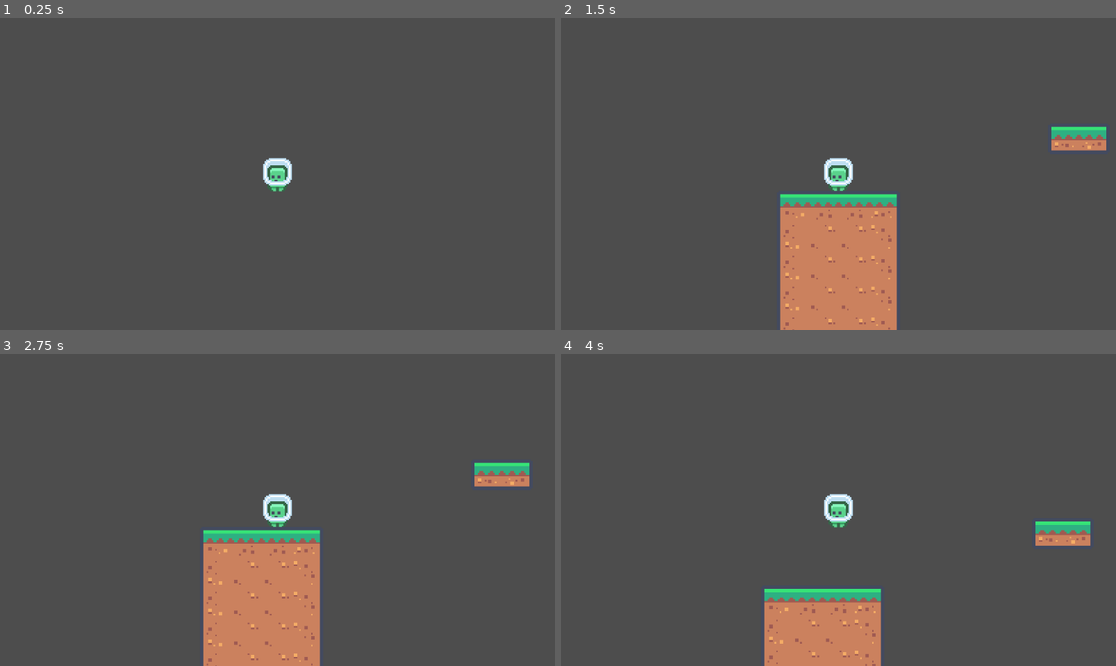
Above: before the commit, frames 1-4 (two rows, left to right).
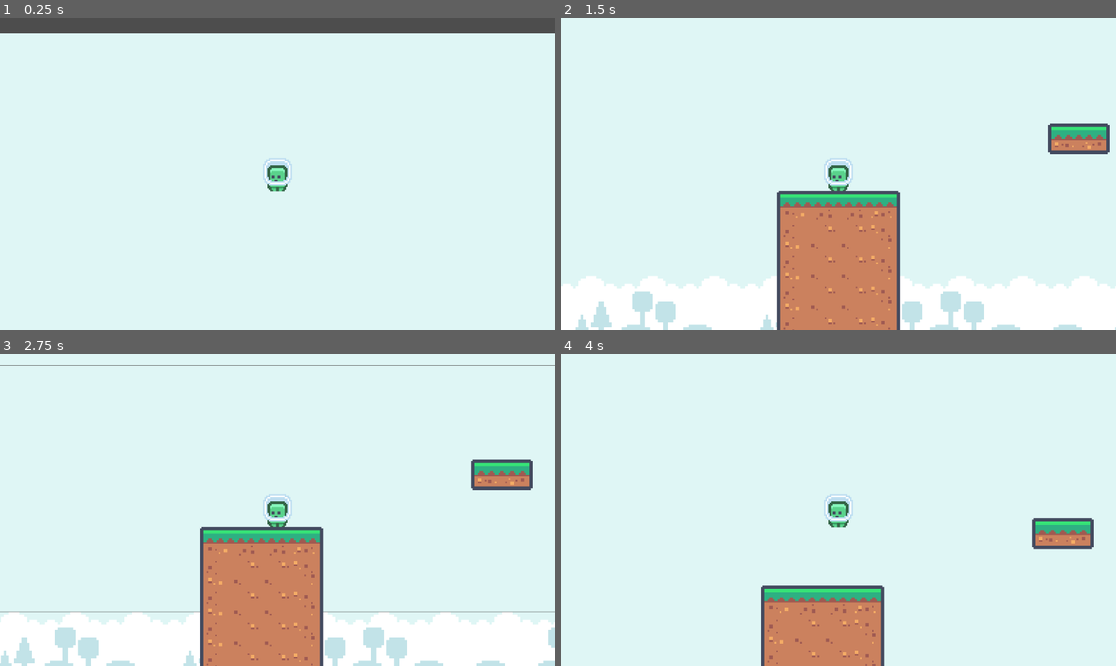
Above: after the commit, the same moments.

Repository: Bernat-dev/Platformer_
Game: Godot game, scene res://Escenes/node_2d.tscn
Same seed, same stepped clock (60 frames per second), same inputs: the game is played once before the commit and once after it.
Inputs:
- Up to frame 1 (0.25 s): no input
- Up to frame 2 (1.5 s): tap Right (moure_dreta) at 0.6 s; tap Space (salt) at 0.77 s; tap Left (moure_esquerra) at 1.35 s
- Up to frame 3 (2.75 s): tap Space (salt) at 1.52 s; tap Right (moure_dreta) at 2.1 s
- Up to frame 4 (4 s): tap Left (moure_esquerra) at 2.85 s; tap Space (salt) at 3.02, 3.77 s; tap Right (moure_dreta) at 3.6 s

The runs differ from the first frame. In frame 1, 95% of the frame differs, in the area x 0-100%, y 4-100%; in frame 2, 89%; in frame 3, 89%; in frame 4, 93%.

Commit message:
Fons

Diff:
--- /dev/null
+++ b/Escenes/fons.tscn
@@ -0,0 +1,220 @@
+[gd_scene load_steps=6 format=3 uid="uid://brihn55cto723"]
+
+[ext_resource type="Texture2D" uid="uid://cdqmarrw7fqhd" path="res://Sprites/cel_1.png" id="1_swy6v"]
+[ext_resource type="Texture2D" uid="uid://c4ig8vmab8t6t" path="res://Sprites/fons_1.png" id="2_iwa53"]
+[ext_resource type="Texture2D" uid="uid://cmkud551hsoam" path="res://Sprites/fons_2.png" id="3_4vqi5"]
+[ext_resource type="Texture2D" uid="uid://d4fx4witpehjb" path="res://Sprites/fons_3.png" id="4_wv255"]
+[ext_resource type="Texture2D" uid="uid://cpitj3b02dlb3" path="res://Sprites/cel_2.png" id="5_iwa53"]
+
+[node name="Cel" type="Sprite2D"]
+position = Vector2(0, -32)
+
+[node name="Cel1" type="Sprite2D" parent="."]
+position = Vector2(256, 32)
+scale = Vector2(21.3333, 21.3333)
+texture = ExtResource("1_swy6v")
+
+[node name="Cel2" type="Sprite2D" parent="."]
+position = Vector2(768, 32)
+scale = Vector2(21.3333, 21.3333)
+texture = ExtResource("1_swy6v")
+
+[node name="Cel3" type="Sprite2D" parent="."]
+position = Vector2(1280, 32)
+scale = Vector2(21.3333, 21.3333)
+texture = ExtResource("1_swy6v")
+
+[node name="Cel4" type="Sprite2D" parent="."]
+position = Vector2(1792, 31.9999)
+scale = Vector2(21.3333, 21.3333)
+texture = ExtResource("1_swy6v")
+
+[node name="Cel5" type="Sprite2D" parent="."]
+position = Vector2(2304, 32)
+scale = Vector2(21.3333, 21.3333)
+texture = ExtResource("1_swy6v")
+
+[node name="Cel6" type="Sprite2D" parent="."]
+position = Vector2(2816, 32)
+scale = Vector2(21.3333, 21.3333)
+texture = ExtResource("1_swy6v")
+
+[node name="Cel7" type="Sprite2D" parent="."]
+position = Vector2(256, -480)
+scale = Vector2(21.3333, 21.3333)
+texture = ExtResource("1_swy6v")
+
+[node name="Cel8" type="Sprite2D" parent="."]
+position = Vector2(768, -480)
+scale = Vector2(21.3333, 21.3333)
+texture = ExtResource("1_swy6v")
+
+[node name="Cel9" type="Sprite2D" parent="."]
+position = Vector2(1280, -480)
+scale = Vector2(21.3333, 21.3333)
+texture = ExtResource("1_swy6v")
+
+[node name="Cel10" type="Sprite2D" parent="."]
+position = Vector2(1792, -480)
+scale = Vector2(21.3333, 21.3333)
+texture = ExtResource("1_swy6v")
+
+[node name="Cel11" type="Sprite2D" parent="."]
+position = Vector2(2304, -480)
+scale = Vector2(21.3333, 21.3333)
+texture = ExtResource("1_swy6v")
+
+[node name="Cel12" type="Sprite2D" parent="."]
+position = Vector2(2816, -480)
+scale = Vector2(21.3333, 21.3333)
+texture = ExtResource("1_swy6v")
+
+[node name="Fons1" type="Sprite2D" parent="."]
+position = Vector2(64, 352)
+scale = Vector2(5.33333, 5.33333)
+texture = ExtResource("2_iwa53")
+
+[node name="Fons2" type="Sprite2D" parent="."]
+position = Vector2(192, 352)
+scale = Vector2(5.33333, 5.33333)
+texture = ExtResource("3_4vqi5")
+
+[node name="Fons3" type="Sprite2D" parent="."]
+position = Vector2(320, 352)
+scale = Vector2(5.33333, 5.33333)
+texture = ExtResource("4_wv255")
+
+[node name="Fons4" type="Sprite2D" parent="."]
+position = Vector2(448, 352)
+scale = Vector2(5.33333, 5.33333)
+texture = ExtResource("3_4vqi5")
+
+[node name="Fons5" type="Sprite2D" parent="."]
+position = Vector2(576, 352)
+scale = Vector2(5.33333, 5.33333)
+texture = ExtResource("2_iwa53")
+
+[node name="Fons6" type="Sprite2D" parent="."]
+position = Vector2(704, 352)
+scale = Vector2(5.33333, 5.33333)
+texture = ExtResource("4_wv255")
+
+[node name="Fons7" type="Sprite2D" parent="."]
+position = Vector2(832, 352)
+scale = Vector2(5.33333, 5.33333)
+texture = ExtResource("4_wv255")
+
+[node name="Fons8" type="Sprite2D" parent="."]
+position = Vector2(960, 352)
+scale = Vector2(5.33333, 5.33333)
+texture = ExtResource("3_4vqi5")
+
+[node name="Fons9" type="Sprite2D" parent="."]
+position = Vector2(1088, 352)
+scale = Vector2(5.33333, 5.33333)
+texture = ExtResource("3_4vqi5")
+
+[node name="Fons10" type="Sprite2D" parent="."]
+position = Vector2(1216, 352)
+scale = Vector2(5.33333, 5.33333)
+texture = ExtResource("2_iwa53")
+
+[node name="Fons11" type="Sprite2D" parent="."]
+position = Vector2(1344, 352)
+scale = Vector2(5.33333, 5.33333)
+texture = ExtResource("2_iwa53")
+
+[node name="Fons12" type="Sprite2D" parent="."]
+position = Vector2(1600, 352)
+scale = Vector2(5.33333, 5.33333)
+texture = ExtResource("4_wv255")
+
+[node name="Fons13" type="Sprite2D" parent="."]
+position = Vector2(1472, 352)
+scale = Vector2(5.33333, 5.33333)
+texture = ExtResource("3_4vqi5")
+
+[node name="Fons14" type="Sprite2D" parent="."]
+position = Vector2(1728, 352)
+scale = Vector2(5.33333, 5.33333)
+texture = ExtResource("4_wv255")
+
+[node name="Fons15" type="Sprite2D" parent="."]
+position = Vector2(1984, 352)
+scale = Vector2(5.33333, 5.33333)
+texture = ExtResource("4_wv255")
+
+[node name="Fons16" type="Sprite2D" parent="."]
+position = Vector2(1856, 352)
+scale = Vector2(5.33333, 5.33333)
+texture = ExtResource("3_4vqi5")
+
+[node name="Fons17" type="Sprite2D" parent="."]
+position = Vector2(2112, 352)
+scale = Vector2(5.33333, 5.33333)
+texture = ExtResource("4_wv255")
+
+[node name="Fons18" type="Sprite2D" parent="."]
+position = Vector2(2240, 352)
+scale = Vector2(5.33333, 5.33333)
+texture = ExtResource("3_4vqi5")
+
+[node name="Fons19" type="Sprite2D" parent="."]
+position = Vector2(2368, 352)
+scale = Vector2(5.33333, 5.33333)
+texture = ExtResource("3_4vqi5")
+
+[node name="Fons20" type="Sprite2D" parent="."]
+position = Vector2(2496, 352)
+scale = Vector2(5.33333, 5.33333)
+texture = ExtResource("2_iwa53")
+
+[node name="Fons21" type="Sprite2D" parent="."]
+position = Vector2(2624, 352)
+scale = Vector2(5.33333, 5.33333)
+texture = ExtResource("2_iwa53")
+
+[node name="Fons22" type="Sprite2D" parent="."]
+position = Vector2(2752, 352)
+scale = Vector2(5.33333, 5.33333)
+texture = ExtResource("3_4vqi5")
+
+[node name="Fons23" type="Sprite2D" parent="."]
+position = Vector2(2880, 352)
+scale = Vector2(5.33333, 5.33333)
+texture = ExtResource("4_wv255")
+
+[node name="Fons24" type="Sprite2D" parent="."]
+position = Vector2(3008, 352)
+scale = Vector2(5.33333, 5.33333)
+texture = ExtResource("2_iwa53")
+
+[node name="Cel13" type="Sprite2D" parent="."]
+position = Vector2(255.5, 671.5)
+scale = Vector2(21.2917, 21.2917)
+texture = ExtResource("5_iwa53")
+
+[node name="Cel14" type="Sprite2D" parent="."]
+position = Vector2(767.5, 671.75)
+scale = Vector2(21.375, 21.3125)
+texture = ExtResource("5_iwa53")
+
+[node name="Cel15" type="Sprite2D" parent="."]
+position = Vector2(1280, 671.875)
+scale = Vector2(21.3333, 21.3229)
+texture = ExtResource("5_iwa53")
+
+[node name="Cel16" type="Sprite2D" parent="."]
+position = Vector2(1791.94, 671.875)
+scale = Vector2(21.3281, 21.3229)
+texture = ExtResource("5_iwa53")
+
+[node name="Cel17" type="Sprite2D" parent="."]
+position = Vector2(2303.97, 671.938)
+scale = Vector2(21.3307, 21.3281)
+texture = ExtResource("5_iwa53")
+
+[node name="Cel18" type="Sprite2D" parent="."]
+position = Vector2(2815.98, 671.969)
+scale = Vector2(21.332, 21.3307)
+texture = ExtResource("5_iwa53")
--- a/Escenes/node_2d.tscn
+++ b/Escenes/node_2d.tscn
@@ -1,18 +1,21 @@
-[gd_scene load_steps=6 format=3 uid="uid://8i1bdtutlaij"]
+[gd_scene load_steps=7 format=3 uid="uid://8i1bdtutlaij"]
 
+[ext_resource type="PackedScene" uid="uid://brihn55cto723" path="res://Escenes/fons.tscn" id="1_khkio"]
 [ext_resource type="PackedScene" uid="uid://daofu4um8tcmv" path="res://Escenes/player.tscn" id="1_qabl6"]
 [ext_resource type="PackedScene" uid="uid://dayf88orsw1pj" path="res://Escenes/terra.tscn" id="2_gyiwt"]
-[ext_resource type="PackedScene" uid="uid://b7n7jnacciiev" path="res://Escenes/death_zone.tscn" id="3_belbe"]
-[ext_resource type="PackedScene" uid="uid://b1uqkh3dewj3f" path="res://Escenes/plataforma_2.tscn" id="3_hghi8"]
-[ext_resource type="PackedScene" uid="uid://c4h85s26wurrl" path="res://Escenes/moneda.tscn" id="5_6m6vu"]
+[ext_resource type="PackedScene" uid="uid://duydwmegvvhnx" path="res://Escenes/death_zone.tscn" id="3_belbe"]
+[ext_resource type="PackedScene" path="res://Escenes/plataforma_2.tscn" id="3_hghi8"]
+[ext_resource type="PackedScene" uid="uid://1y8jd4l3u0bg" path="res://Escenes/moneda.tscn" id="5_6m6vu"]
 
 [node name="Joc" type="Node2D"]
+
+[node name="Cel" parent="." instance=ExtResource("1_khkio")]
+position = Vector2(-839, 473)
 
 [node name="CharacterBody2D" parent="." instance=ExtResource("1_qabl6")]
 scale = Vector2(3, 3)
 
 [node name="Camera2D" type="Camera2D" parent="CharacterBody2D"]
-scale = Vector2(0.333333, 0.333333)
 
 [node name="plataforma_1" parent="." instance=ExtResource("2_gyiwt")]
 position = Vector2(0, 616)
--- a/Escenes/player.tscn
+++ b/Escenes/player.tscn
@@ -3,10 +3,6 @@
 [ext_resource type="Script" uid="uid://bea8k4wpwsmyw" path="res://Scripts/player.gd" id="1_rn4e3"]
 [ext_resource type="Texture2D" uid="uid://c5re8mbwe15m3" path="res://Sprites/tile_0000.png" id="2_rn4e3"]
 [ext_resource type="Texture2D" uid="uid://btsuy3s2dcni1" path="res://Sprites/tile_0001.png" id="3_djmsp"]
-
-[sub_resource type="CapsuleShape2D" id="CapsuleShape2D_rn4e3"]
-radius = 7.0
-height = 23.0
 
 [sub_resource type="SpriteFrames" id="SpriteFrames_q5fhr"]
 animations = [{
@@ -38,14 +34,18 @@
 "speed": 5.0
 }]
 
+[sub_resource type="CapsuleShape2D" id="CapsuleShape2D_rn4e3"]
+radius = 7.0
+height = 23.0
+
 [node name="player" type="CharacterBody2D"]
 script = ExtResource("1_rn4e3")
-
-[node name="CollisionShape2D" type="CollisionShape2D" parent="."]
-shape = SubResource("CapsuleShape2D_rn4e3")
 
 [node name="AnimatedSprite2D" type="AnimatedSprite2D" parent="."]
 sprite_frames = SubResource("SpriteFrames_q5fhr")
 animation = &"correr"
 frame_progress = 0.0824792
 speed_scale = 1.5
+
+[node name="CollisionShape2D" type="CollisionShape2D" parent="."]
+shape = SubResource("CapsuleShape2D_rn4e3")
--- a/Escenes/terra.tscn
+++ b/Escenes/terra.tscn
@@ -8,12 +8,12 @@
 [ext_resource type="Texture2D" uid="uid://qxknmdiwjmhh" path="res://Sprites/tile_0104.png" id="6_2nq01"]
 
 [sub_resource type="RectangleShape2D" id="RectangleShape2D_bvfl7"]
-size = Vector2(256, 384)
+size = Vector2(256, 1024)
 
 [node name="StaticBody2D" type="StaticBody2D"]
 
 [node name="CollisionShape2D" type="CollisionShape2D" parent="."]
-position = Vector2(0, 160)
+position = Vector2(0, 480)
 shape = SubResource("RectangleShape2D_bvfl7")
 
 [node name="Gespa" type="Sprite2D" parent="."]
@@ -23,17 +23,14 @@
 
 [node name="Tile0024" type="Sprite2D" parent="Gespa"]
 position = Vector2(18, 8.71718e-07)
-scale = Vector2(1, 1)
 texture = ExtResource("2_x06u7")
 
 [node name="Tile0022" type="Sprite2D" parent="Gespa"]
 position = Vector2(-18, 2.01166e-07)
-scale = Vector2(1, 1)
 texture = ExtResource("1_tvv4o")
 
 [node name="Tile0021" type="Sprite2D" parent="Gespa"]
 position = Vector2(-36, 0)
-scale = Vector2(1, 1)
 texture = ExtResource("3_jhv2d")
 
 [node name="Costat_terra_esquerra" type="Sprite2D" parent="."]
@@ -43,72 +40,58 @@
 
 [node name="Tile0122" type="Sprite2D" parent="Costat_terra_esquerra"]
 position = Vector2(1.90735e-06, 18)
-scale = Vector2(1, 1)
 texture = ExtResource("4_ve27x")
 
 [node name="Tile0123" type="Sprite2D" parent="Costat_terra_esquerra"]
 position = Vector2(1.90735e-06, 36)
-scale = Vector2(1, 1)
 texture = ExtResource("4_ve27x")
 
 [node name="Tile0124" type="Sprite2D" parent="Costat_terra_esquerra"]
 position = Vector2(0, 54)
-scale = Vector2(1, 1)
 texture = ExtResource("4_ve27x")
 
 [node name="Tile0125" type="Sprite2D" parent="Costat_terra_esquerra"]
 position = Vector2(1.90735e-06, 72)
-scale = Vector2(1, 1)
 texture = ExtResource("4_ve27x")
 
 [node name="Costat_terra_esquerra2" type="Sprite2D" parent="Costat_terra_esquerra"]
 position = Vector2(1.90735e-06, 90)
-scale = Vector2(1, 1)
 texture = ExtResource("4_ve27x")
 
 [node name="Tile0122" type="Sprite2D" parent="Costat_terra_esquerra/Costat_terra_esquerra2"]
 position = Vector2(1.90735e-06, 18)
-scale = Vector2(1, 1)
 texture = ExtResource("4_ve27x")
 
 [node name="Tile0123" type="Sprite2D" parent="Costat_terra_esquerra/Costat_terra_esquerra2"]
 position = Vector2(1.90735e-06, 36)
-scale = Vector2(1, 1)
 texture = ExtResource("4_ve27x")
 
 [node name="Tile0124" type="Sprite2D" parent="Costat_terra_esquerra/Costat_terra_esquerra2"]
 position = Vector2(0, 54)
-scale = Vector2(1, 1)
 texture = ExtResource("4_ve27x")
 
 [node name="Tile0125" type="Sprite2D" parent="Costat_terra_esquerra/Costat_terra_esquerra2"]
 position = Vector2(1.90735e-06, 72)
-scale = Vector2(1, 1)
 texture = ExtResource("4_ve27x")
 
 [node name="Costat_terra_esquerra3" type="Sprite2D" parent="Costat_terra_esquerra"]
 position = Vector2(0, 180)
-scale = Vector2(1, 1)
 texture = ExtResource("4_ve27x")
 
 [node name="Tile0122" type="Sprite2D" parent="Costat_terra_esquerra/Costat_terra_esquerra3"]
 position = Vector2(1.90735e-06, 18)
-scale = Vector2(1, 1)
 texture = ExtResource("4_ve27x")
 
 [node name="Tile0123" type="Sprite2D" parent="Costat_terra_esquerra/Costat_terra_esquerra3"]
 position = Vector2(1.90735e-06, 36)
-scale = Vector2(1, 1)
 texture = ExtResource("4_ve27x")
 
 [node name="Tile0124" type="Sprite2D" parent="Costat_terra_esquerra/Costat_terra_esquerra3"]
 position = Vector2(0, 54)
-scale = Vector2(1, 1)
 texture = ExtResource("4_ve27x")
 
 [node name="Tile0125" type="Sprite2D" parent="Costat_terra_esquerra/Costat_terra_esquerra3"]
 position = Vector2(1.90735e-06, 72)
-scale = Vector2(1, 1)
 texture = ExtResource("4_ve27x")
 
 [node name="Costat_terra_dreta" type="Sprite2D" parent="."]
@@ -118,72 +101,58 @@
 
 [node name="Tile0127" type="Sprite2D" parent="Costat_terra_dreta"]
 position = Vector2(1.90735e-06, 18)
-scale = Vector2(1, 1)
 texture = ExtResource("5_c5q7s")
 
 [node name="Tile0128" type="Sprite2D" parent="Costat_terra_dreta"]
 position = Vector2(1.90735e-06, 36)
-scale = Vector2(1, 1)
 texture = ExtResource("5_c5q7s")
 
 [node name="Tile0129" type="Sprite2D" parent="Costat_terra_dreta"]
 position = Vector2(1.90735e-06, 54)
-scale = Vector2(1, 1)
 texture = ExtResource("5_c5q7s")
 
 [node name="Tile0130" type="Sprite2D" parent="Costat_terra_dreta"]
 position = Vector2(1.90735e-06, 72)
-scale = Vector2(1, 1)
 texture = ExtResource("5_c5q7s")
 
 [node name="Costat_terra_dreta2" type="Sprite2D" parent="Costat_terra_dreta"]
 position = Vector2(1.90735e-06, 90)
-scale = Vector2(1, 1)
 texture = ExtResource("5_c5q7s")
 
 [node name="Tile0127" type="Sprite2D" parent="Costat_terra_dreta/Costat_terra_dreta2"]
 position = Vector2(1.90735e-06, 18)
-scale = Vector2(1, 1)
 texture = ExtResource("5_c5q7s")
 
 [node name="Tile0128" type="Sprite2D" parent="Costat_terra_dreta/Costat_terra_dreta2"]
 position = Vector2(1.90735e-06, 36)
-scale = Vector2(1, 1)
 texture = ExtResource("5_c5q7s")
 
 [node name="Tile0129" type="Sprite2D" parent="Costat_terra_dreta/Costat_terra_dreta2"]
 position = Vector2(1.90735e-06, 54)
-scale = Vector2(1, 1)
 texture = ExtResource("5_c5q7s")
 
 [node name="Tile0130" type="Sprite2D" parent="Costat_terra_dreta/Costat_terra_dreta2"]
 position = Vector2(1.90735e-06, 72)
-scale = Vector2(1, 1)
 texture = ExtResource("5_c5q7s")
 
 [node name="Costat_terra_dreta3" type="Sprite2D" parent="Costat_terra_dreta"]
 position = Vector2(1.90735e-06, 180)
-scale = Vector2(1, 1)
 texture = ExtResource("5_c5q7s")
 
 [node name="Tile0127" type="Sprite2D" parent="Costat_terra_dreta/Costat_terra_dreta3"]
 position = Vector2(1.90735e-06, 18)
-scale = Vector2(1, 1)
 texture = ExtResource("5_c5q7s")
 
 [node name="Tile0128" type="Sprite2D" parent="Costat_terra_dreta/Costat_terra_dreta3"]
 position = Vector2(1.90735e-06, 36)
-scale = Vector2(1, 1)
 texture = ExtResource("5_c5q7s")
 
 [node name="Tile0129" type="Sprite2D" parent="Costat_terra_dreta/Costat_terra_dreta3"]
 position = Vector2(1.90735e-06, 54)
-scale = Vector2(1, 1)
 texture = ExtResource("5_c5q7s")
 
 [node name="Tile0130" type="Sprite2D" parent="Costat_terra_dreta/Costat_terra_dreta3"]
 position = Vector2(1.90735e-06, 72)
-scale = Vector2(1, 1)
 texture = ExtResource("5_c5q7s")
 
 [node name="Terra" type="Sprite2D" parent="."]
@@ -193,145 +162,116 @@
 
 [node name="Tile0110" type="Sprite2D" parent="Terra"]
 position = Vector2(18, -54)
-scale = Vector2(1, 1)
 texture = ExtResource("6_2nq01")
 
 [node name="Tile0105" type="Sprite2D" parent="Terra"]
 position = Vector2(18, 0)
-scale = Vector2(1, 1)
 texture = ExtResource("6_2nq01")
 
 [node name="Tile0106" type="Sprite2D" parent="Terra"]
 position = Vector2(18, -18)
-scale = Vector2(1, 1)
 texture = ExtResource("6_2nq01")
 
 [node name="Tile0107" type="Sprite2D" parent="Terra"]
 position = Vector2(0, -18)
-scale = Vector2(1, 1)
 texture = ExtResource("6_2nq01")
 
 [node name="Tile0108" type="Sprite2D" parent="Terra"]
 position = Vector2(-9.53674e-07, -36)
-scale = Vector2(1, 1)
 texture = ExtResource("6_2nq01")
 
 [node name="Tile0109" type="Sprite2D" parent="Terra"]
 position = Vector2(18, -36)
-scale = Vector2(1, 1)
 texture = ExtResource("6_2nq01")
 
 [node name="Tile0111" type="Sprite2D" parent="Terra"]
 position = Vector2(0, -54)
-scale = Vector2(1, 1)
 texture = ExtResource("6_2nq01")
 
 [node name="Tile0112" type="Sprite2D" parent="Terra"]
 position = Vector2(-9.53674e-07, -72)
-scale = Vector2(1, 1)
 texture = ExtResource("6_2nq01")
 
 [node name="Tile0113" type="Sprite2D" parent="Terra"]
 position = Vector2(18, -72)
-scale = Vector2(1, 1)
 texture = ExtResource("6_2nq01")
 
 [node name="Terra2" type="Sprite2D" parent="Terra"]
 position = Vector2(-9.53674e-07, 90)
-scale = Vector2(1, 1)
 texture = ExtResource("6_2nq01")
 
 [node name="Tile0110" type="Sprite2D" parent="Terra/Terra2"]
 position = Vector2(18, -54)
-scale = Vector2(1, 1)
 texture = ExtResource("6_2nq01")
 
 [node name="Tile0105" type="Sprite2D" parent="Terra/Terra2"]
 position = Vector2(18, 0)
-scale = Vector2(1, 1)
 texture = ExtResource("6_2nq01")
 
 [node name="Tile0106" type="Sprite2D" parent="Terra/Terra2"]
 position = Vector2(18, -18)
-scale = Vector2(1, 1)
 texture = ExtResource("6_2nq01")
 
 [node name="Tile0107" type="Sprite2D" parent="Terra/Terra2"]
 position = Vector2(0, -18)
-scale = Vector2(1, 1)
 texture = ExtResource("6_2nq01")
 
 [node name="Tile0108" type="Sprite2D" parent="Terra/Terra2"]
 position = Vector2(-9.53674e-07, -36)
-scale = Vector2(1, 1)
 texture = ExtResource("6_2nq01")
 
 [node name="Tile0109" type="Sprite2D" parent="Terra/Terra2"]
 position = Vector2(18, -36)
-scale = Vector2(1, 1)
 texture = ExtResource("6_2nq01")
 
 [node name="Tile0111" type="Sprite2D" parent="Terra/Terra2"]
 position = Vector2(0, -54)
-scale = Vector2(1, 1)
 texture = ExtResource("6_2nq01")
 
 [node name="Tile0112" type="Sprite2D" parent="Terra/Terra2"]
 position = Vector2(-9.53674e-07, -72)
-scale = Vector2(1, 1)
 texture = ExtResource("6_2nq01")
 
 [node name="Tile0113" type="Sprite2D" parent="Terra/Terra2"]
 position = Vector2(18, -72)
-scale = Vector2(1, 1)
 texture = ExtResource("6_2nq01")
 
 [node name="Terra3" type="Sprite2D" parent="Terra"]
 position = Vector2(-9.53674e-07, 180)
-scale = Vector2(1, 1)
 texture = ExtResource("6_2nq01")
 
 [node name="Tile0110" type="Sprite2D" parent="Terra/Terra3"]
 position = Vector2(18, -54)
-scale = Vector2(1, 1)
 texture = ExtResource("6_2nq01")
 
 [node name="Tile0105" type="Sprite2D" parent="Terra/Terra3"]
 position = Vector2(18, 0)
-scale = Vector2(1, 1)
 texture = ExtResource("6_2nq01")
 
 [node name="Tile0106" type="Sprite2D" parent="Terra/Terra3"]
 position = Vector2(18, -18)
-scale = Vector2(1, 1)
 texture = ExtResource("6_2nq01")
 
 [node name="Tile0107" type="Sprite2D" parent="Terra/Terra3"]
 position = Vector2(0, -18)
-scale = Vector2(1, 1)
 texture = ExtResource("6_2nq01")
 
 [node name="Tile0108" type="Sprite2D" parent="Terra/Terra3"]
 position = Vector2(-9.53674e-07, -36)
-scale = Vector2(1, 1)
 texture = ExtResource("6_2nq01")
 
 [node name="Tile0109" type="Sprite2D" parent="Terra/Terra3"]
 position = Vector2(18, -36)
-scale = Vector2(1, 1)
 texture = ExtResource("6_2nq01")
 
 [node name="Tile0111" type="Sprite2D" parent="Terra/Terra3"]
 position = Vector2(0, -54)
-scale = Vector2(1, 1)
 texture = ExtResource("6_2nq01")
 
 [node name="Tile0112" type="Sprite2D" parent="Terra/Terra3"]
 position = Vector2(-9.53674e-07, -72)
-scale = Vector2(1, 1)
 texture = ExtResource("6_2nq01")
 
 [node name="Tile0113" type="Sprite2D" parent="Terra/Terra3"]
 position = Vector2(18, -72)
-scale = Vector2(1, 1)
-texture = ExtResource("6_2nq01")
+texture = ExtResource("6_2nq01")
--- a/Scripts/player.gd
+++ b/Scripts/player.gd
@@ -46,4 +46,5 @@
 
 
 func _on_area_2d_body_entered(body: Node2D) -> void:
-	queue_free()
+	if body == self:
+		queue_free()
Not shown: 1 places in Escenes/death_zone.tscn that only renumber resources
Not shown: 1 places in Escenes/moneda.tscn that only renumber resources
Binary file added: Sprites/cel_1.png
Not shown, added: Sprites/cel_1.png.import
Binary file added: Sprites/cel_2.png
Not shown, added: Sprites/cel_2.png.import
Binary file added: Sprites/fons_1.png
Not shown, added: Sprites/fons_1.png.import
Binary file added: Sprites/fons_2.png
Not shown, added: Sprites/fons_2.png.import
Binary file added: Sprites/fons_3.png
Not shown, added: Sprites/fons_3.png.import
